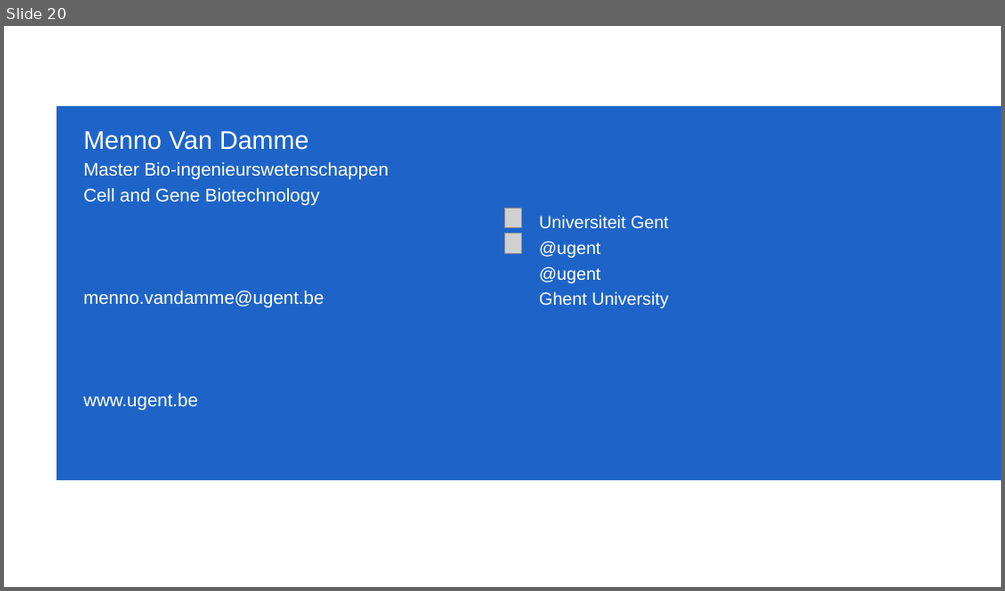
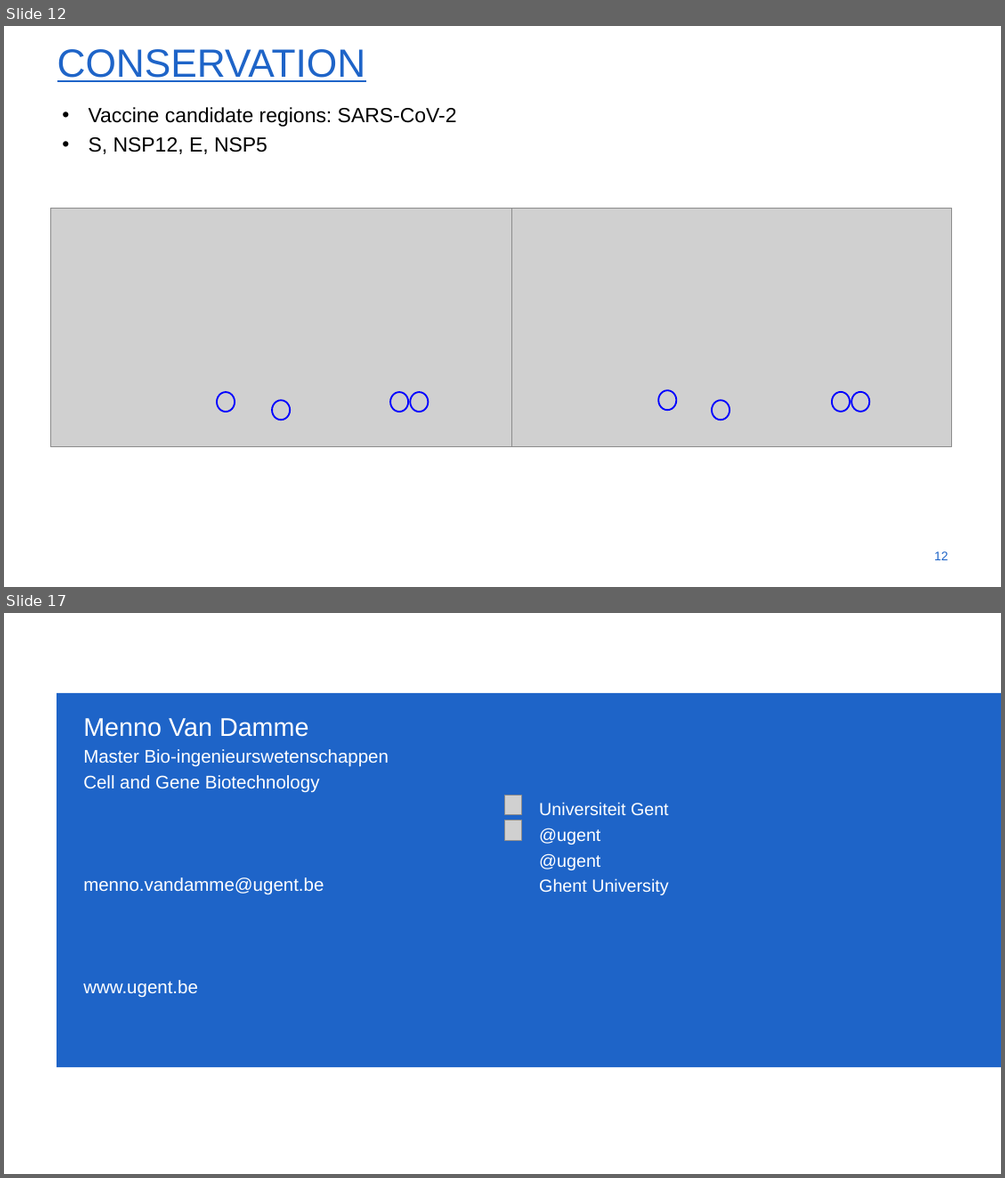
Before and after one commit to menvdamm/MScThesis, a slide deck: Masterthesis_Menno_Van_Damme.pptx. Shown one above the other, each under a label of ours: slide 20 before the commit, slides 12 and 17 after it; the slides between them are not shown. The pictures are 1005x591 and 1005x1178 pixels, drawn with LibreOffice and Linux fonts; fonts in the diff are those of the drawing; grey boxes stand for pictures; background and template pictures are left out. Boxes give left, top, right and bottom in pixels: in the first picture for what was removed or moved away, otherwise in the second. Text is boxed around its words. In the diff, an @@ line names an element or a change of style, - is before the commit and + after.

```diff
--- a/Masterthesis_Menno_Van_Damme.pptx
+++ b/Masterthesis_Menno_Van_Damme.pptx
@@ slide 12 added at [4,26,1001,587], background #FFFFFF @@
@@ title added at [57,49,366,82], 54 pt, text #1E64C8, underline @@
+CONSERVATION
@@ text added at [89,107,457,154], 28 pt, text #000000 @@
+• Vaccine candidate regions: SARS-CoV-2
+• S, NSP12, E, NSP5
@@ picture added at [50,208,512,446] @@
@@ picture added at [490,208,951,446] @@
@@ ellipse added at [217,392,235,411], outline #0000FF 2.25 pt @@
@@ ellipse added at [390,392,408,411], outline #0000FF 2.25 pt @@
@@ ellipse added at [410,392,428,411], outline #0000FF 2.25 pt @@
@@ ellipse added at [658,390,677,410], outline #0000FF 2.25 pt @@
@@ ellipse added at [832,392,850,411], outline #0000FF 2.25 pt @@
@@ ellipse added at [851,392,869,411], outline #0000FF 2.25 pt @@
@@ ellipse added at [272,401,290,419], outline #0000FF 2.25 pt @@
@@ ellipse added at [712,401,729,419], outline #0000FF 2.25 pt @@
@@ page number added at [934,551,948,560], 17.1 pt, text #1E64C8 @@
+12
@@ what was slide 20 is now slide 17 @@
```
Also in this commit, not shown: 7 slides changed, 7 other slides added, 11 slides removed.
